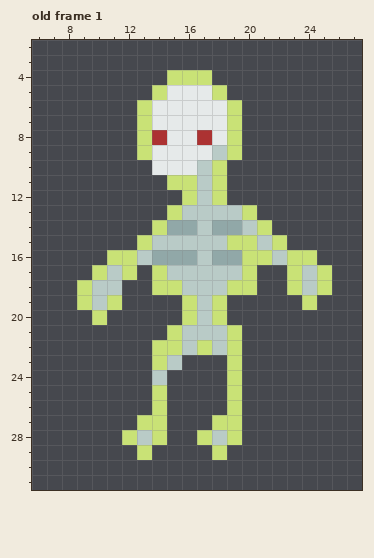
A pixel-art file gets an edit: images/sprites/sprites.aseprite. Above: the version before the commit.
32x32 pixels, 1 frame. Shown: old frame 1: x 6..27, y 2..31.
Now the later version:
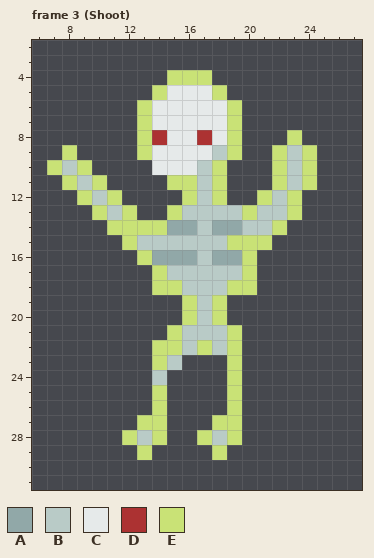
Palette (. is transparent): A #91a8a8  B #b9cbc7  C #e6eaea  D #ac3232  E #c9e276
A new or re-ordered frame is compared with the old frame closest to it.
Changes in this commit:
{"change": "frames 1 -> 3"}
{"change": "layer \"Characters/Skeleton\" added"}
{"change": "layer \"Skeleton\" removed"}
{"where": "frame 3 (Shoot) is new; against old frame 1"}
{"frame":3,"y":8,"x":23,"old":".","new":"E"}
{"frame":3,"y":9,"x":8,"old":".","new":"E"}
{"frame":3,"y":9,"x":22,"old":"...","new":"EBE"}
{"frame":3,"y":10,"x":7,"old":"...","new":"EBE"}
{"frame":3,"y":10,"x":22,"old":"...","new":"EBE"}
{"frame":3,"y":11,"x":8,"old":"...","new":"EBE"}
{"frame":3,"y":11,"x":22,"old":"...","new":"EBE"}
{"frame":3,"y":12,"x":9,"old":"...","new":"EBE"}
{"frame":3,"y":12,"x":21,"old":"...","new":"EBE"}
{"frame":3,"y":13,"x":10,"old":"...","new":"EBE"}
{"frame":3,"y":13,"x":21,"old":"...","new":"BBE"}
{"frame":3,"y":14,"x":11,"old":"...","new":"EEE"}
{"frame":3,"y":14,"x":21,"old":"E.","new":"BE"}
{"frame":3,"y":15,"x":12,"old":".E","new":"EB"}
{"frame":3,"y":15,"x":21,"old":"BE","new":"E."}
{"frame":3,"y":16,"x":11,"old":"EEB","new":"..E"}
{"frame":3,"y":16,"x":21,"old":"EBEE","new":"...."}
{"frame":3,"y":17,"x":10,"old":"EBE","new":"..."}
{"frame":3,"y":17,"x":23,"old":"EBE","new":"..."}
{"frame":3,"y":18,"x":9,"old":"EBB","new":"..."}
{"frame":3,"y":18,"x":23,"old":"EBE","new":"..."}
{"frame":3,"y":19,"x":9,"old":"EBE","new":"..."}
{"frame":3,"y":19,"x":24,"old":"E","new":"."}
{"frame":3,"y":20,"x":10,"old":"E","new":"."}
{"label":"changed","picture_box":[257,130,332,310]}
{"label":"changed","picture_box":[47,145,152,325]}
